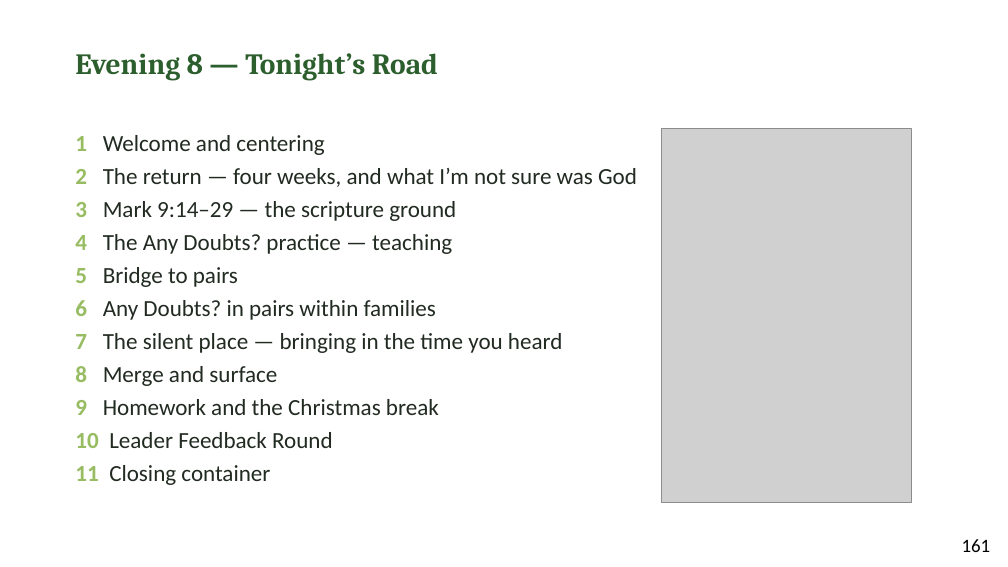
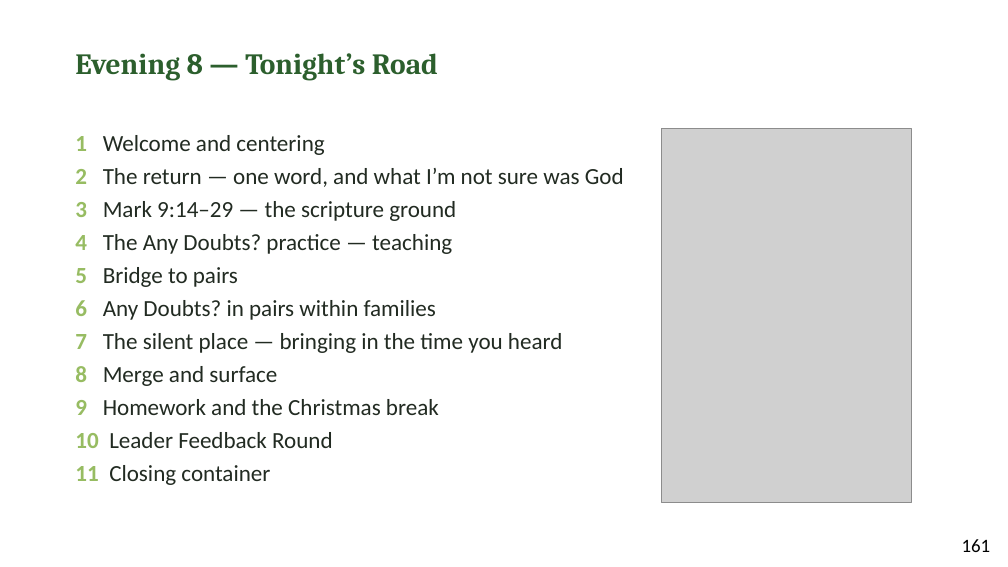
Before and after one commit to jgtittle-ministries/fellowship-of-the-heart-pilot-at-cca, a slide deck: slide 4 of docs/evening/materials/evening-08-slides.pptx. Drawn at 1008x567 pixels with LibreOffice and Linux fonts; fonts in the diff are those of the drawing; grey boxes stand for pictures. Boxes give left, top, right and bottom in pixels: in the first picture for what was removed or moved away, otherwise in the second. Text is boxed around its words. In the diff, an @@ line names an element or a change of style, - is before the commit and + after.

```diff
--- a/docs/evening/materials/evening-08-slides.pptx
+++ b/docs/evening/materials/evening-08-slides.pptx
@@ text at bbox=[75, 168, 624, 187]: text changed @@
-2 The return — four weeks, and what I’m not sure was God
+2 The return — one word, and what I’m not sure was God
```
Also in this commit, not shown: 2 other slides changed, 32 other files.
